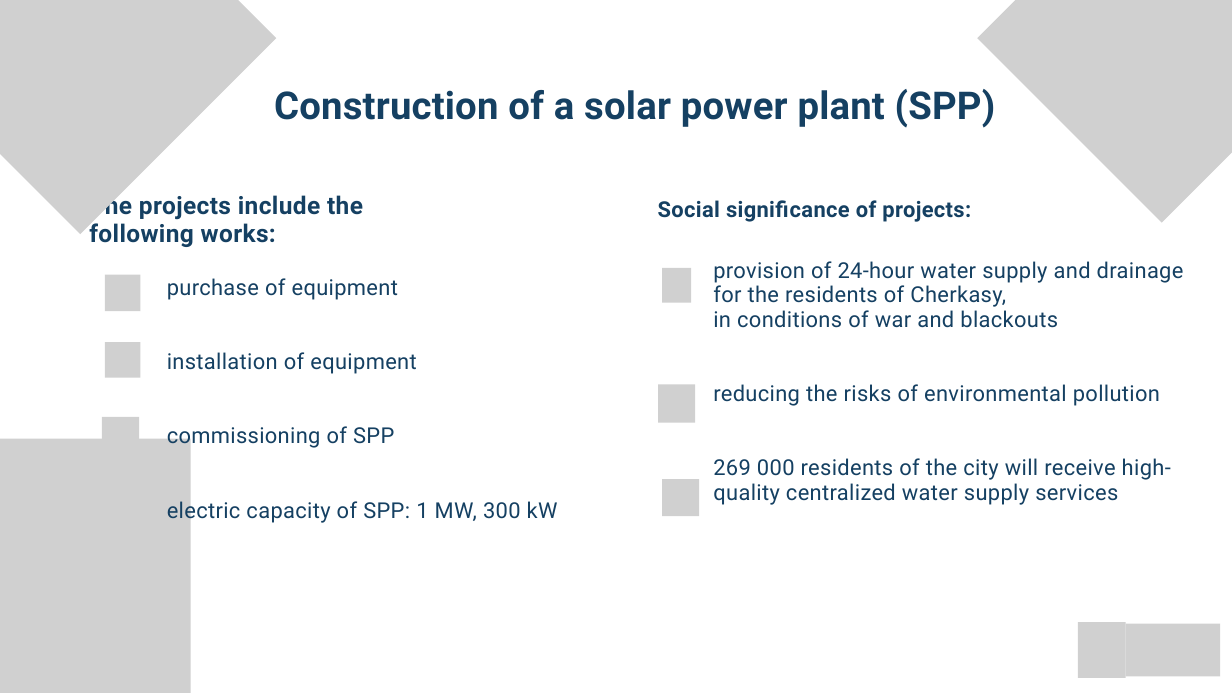
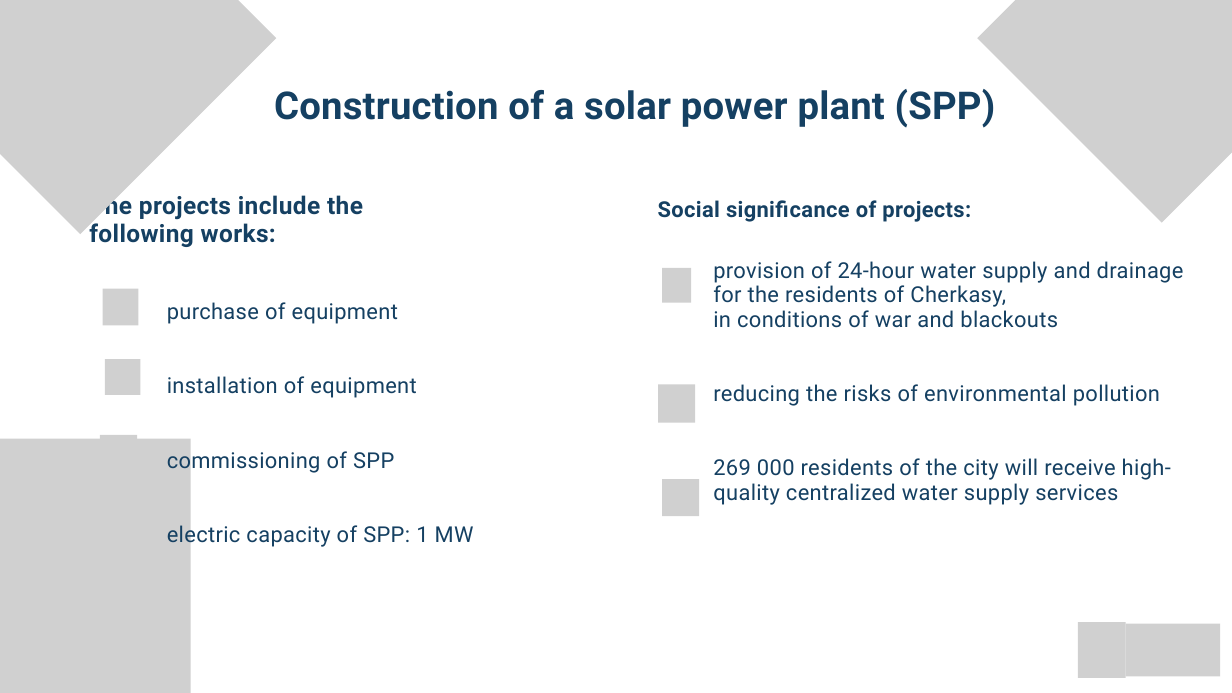
Before and after one commit to Digital-transformation-chmr/Rebuild-Ukraine, a slide deck: slide 3 of public/projects/13-water-treatment-plant/13-water-treatment-plant.pptx. Drawn at 1232x693 pixels with LibreOffice and Linux fonts; fonts in the diff are those of the drawing; grey boxes stand for pictures; background and template pictures are left out. Boxes give left, top, right and bottom in pixels: in the first picture for what was removed or moved away, otherwise in the second. Text is boxed around its words. In the diff, an @@ line names an element or a change of style, - is before the commit and + after.

```diff
--- a/public/projects/13-water-treatment-plant/13-water-treatment-plant.pptx
+++ b/public/projects/13-water-treatment-plant/13-water-treatment-plant.pptx
@@ picture: place and size @@
-picture at (105,275,140,311)
+picture at (103,289,139,325)
@@ text "purchase of equipment": place and size @@
-text "purchase of equipment" at (167,278,558,524)
+text "purchase of equipment" at (167,302,474,548)
@@ picture: place and size @@
-picture at (105,342,140,378)
+picture at (105,359,140,395)
@@ picture: place and size @@
-picture at (102,417,139,453)
+picture at (100,435,137,471)
@@ text at (167,521,474,548): text changed @@
-electric capacity of SPP: 1 MW, 300 kW
+electric capacity of SPP: 1 MW
```
Also in this commit, not shown: 17 other files.
